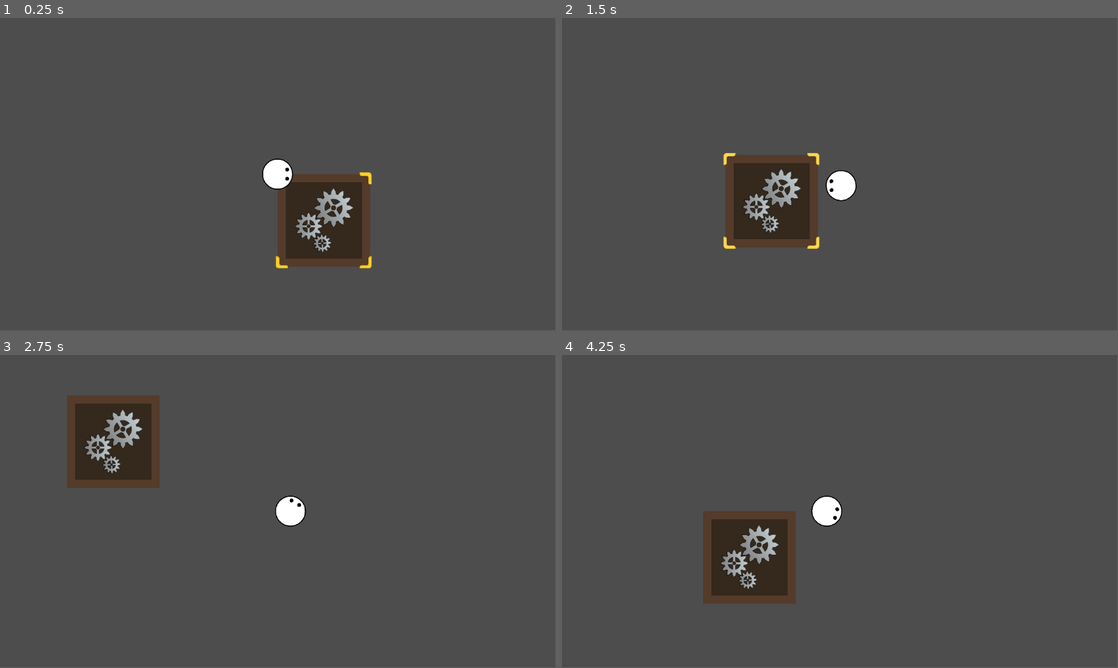
Above: before the commit, frames 1-4 (two rows, left to right).
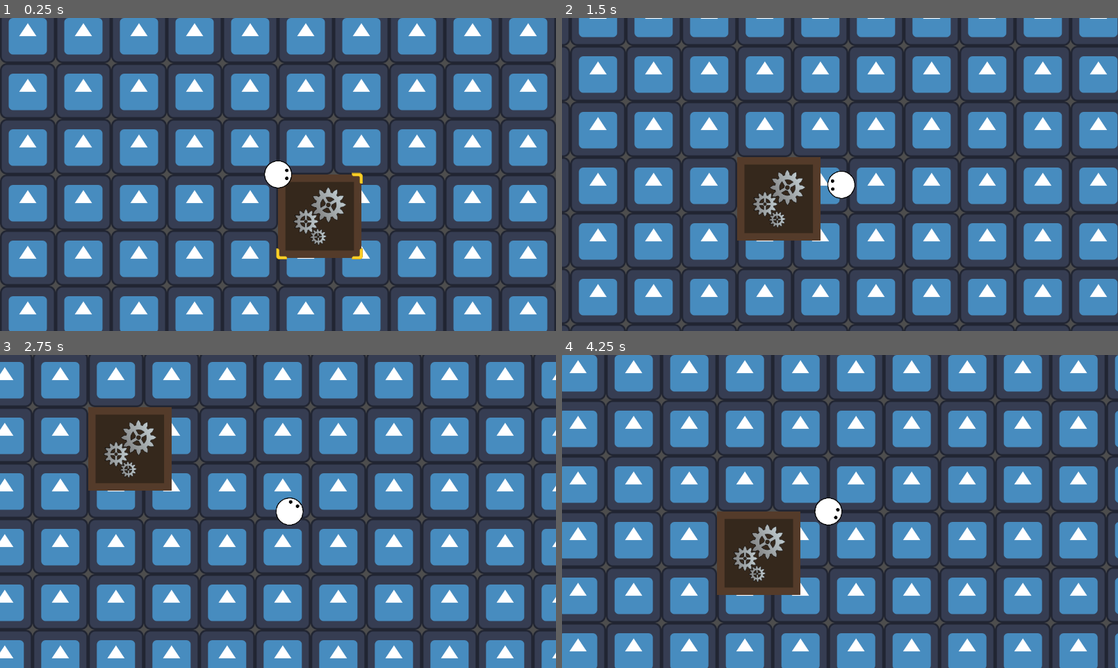
Above: after the commit, the same moments.

Repository: TrueSunGaming/industrial-revolution-proto-3
Game: Godot game, scene res://scenes/main/Main.tscn
Two runs of this game, one before a commit and one after it. Both use one fixed random seed, a clock stepped at 60 frames per second and the inputs below. The engine's default icon, where the game draws it, is replaced by a stand-in: a white triangle on a blue panel in a dark square.
Inputs (mouse positions are in pixels of both pictures, inside the frame that each line leads up to):
- Up to frame 1 (0.25 s): no input
- Up to frame 2 (1.5 s): move the mouse to (962, 158) at 0.52 s; hold D (move_right) 0.53-1.28 s; move the mouse to (728, 190) at 1.27 s; hold S (move_down) from 1.28 s (still down)
- Up to frame 3 (2.75 s): move the mouse to (333, 442) at 2.02 s; release S (move_down) at 2.03 s; hold D (move_right) from 2.03 s (still down)
- Up to frame 4 (4.25 s): move the mouse to (812, 574) at 2.77 s; release D (move_right) at 2.78 s; hold W (move_up) 2.78-3.53 s; move the mouse to (1006, 558) at 3.52 s; hold A (move_left) from 3.53 s (still down)
In our replay, the window is 799x449 before the commit and 800x450 after it. These sizes can differ from the game's own. Grey fills any space a smaller window leaves; there, only what the larger window draws over its background counts as a difference.

The runs differ from the first frame. In frame 1, 61% of the frame differs, in the area x 0-100%, y 0-100%; in frame 2, 59%; in frame 3, 61%; in frame 4, 61%.

Commit message:
feat: implement tiled background

Diff:
--- a/project.godot
+++ b/project.godot
@@ -20,6 +20,11 @@
 global="*res://scripts/global.gd"
 refs="*res://scripts/refs.gd"
 loads="*res://scripts/loads.gd"
+
+[display]
+
+window/size/viewport_width=1280
+window/size/viewport_height=720
 
 [input]
 
--- a/scenes/environment/factory/Factory.tscn
+++ b/scenes/environment/factory/Factory.tscn
@@ -1,13 +1,23 @@
-[gd_scene load_steps=5 format=3 uid="uid://c41j4nkg5qit8"]
+[gd_scene load_steps=7 format=3 uid="uid://c41j4nkg5qit8"]
 
 [ext_resource type="Script" uid="uid://b0p4p5246fir8" path="res://scenes/environment/factory/Factory.gd" id="1_66b7p"]
 [ext_resource type="TileSet" uid="uid://vmcuko3hbw3y" path="res://scenes/environment/factory/tiles/tileset.tres" id="1_y8wbq"]
 [ext_resource type="Script" uid="uid://caa37c2ydxkob" path="res://scripts/tiles/LargeTileMap.gd" id="2_66b7p"]
+[ext_resource type="Script" uid="uid://co0ur7wkw7tt1" path="res://scripts/effects/TiledBackground.gd" id="2_242ce"]
+[ext_resource type="Texture2D" uid="uid://dhjx1xpthhulq" path="res://icon.svg" id="3_iqf15"]
 [ext_resource type="PackedScene" uid="uid://dlciscixwpo2n" path="res://scenes/hover-indicator/HoverIndicator.tscn" id="4_2myly"]
 
 [node name="Factory" type="Node2D"]
 script = ExtResource("1_66b7p")
 metadata/_custom_type_script = ExtResource("1_66b7p")
+
+[node name="TiledBackground" type="Parallax2D" parent="." node_paths=PackedStringArray("sprite")]
+script = ExtResource("2_242ce")
+sprite = NodePath("Sprite2D")
+metadata/_custom_type_script = ExtResource("2_242ce")
+
+[node name="Sprite2D" type="Sprite2D" parent="TiledBackground"]
+texture = ExtResource("3_iqf15")
 
 [node name="LargeTileMap" type="TileMapLayer" parent="."]
 tile_set = ExtResource("1_y8wbq")
--- /dev/null
+++ b/scripts/effects/TiledBackground.gd
@@ -0,0 +1,19 @@
+class_name TiledBackground extends Parallax2D
+
+@export var sprite: Sprite2D:
+	set(val):
+		sprite = val
+		sprite.centered = false
+		sprite.region_enabled = true
+		sprite.texture_repeat = CanvasItem.TEXTURE_REPEAT_ENABLED
+
+func _process(delta: float) -> void:
+	if not sprite: return
+
+	var camera := get_viewport().get_camera_2d()
+	var vp_size := get_viewport_rect().size / (camera.zoom if camera else Vector2(1, 1))
+	var sprite_size := sprite.texture.get_size()
+	var size: Vector2 = sprite_size * ceil(vp_size / sprite_size)
+
+	sprite.region_rect.size = size
+	repeat_size = size
Not shown, added: scripts/effects/TiledBackground.gd.uid
